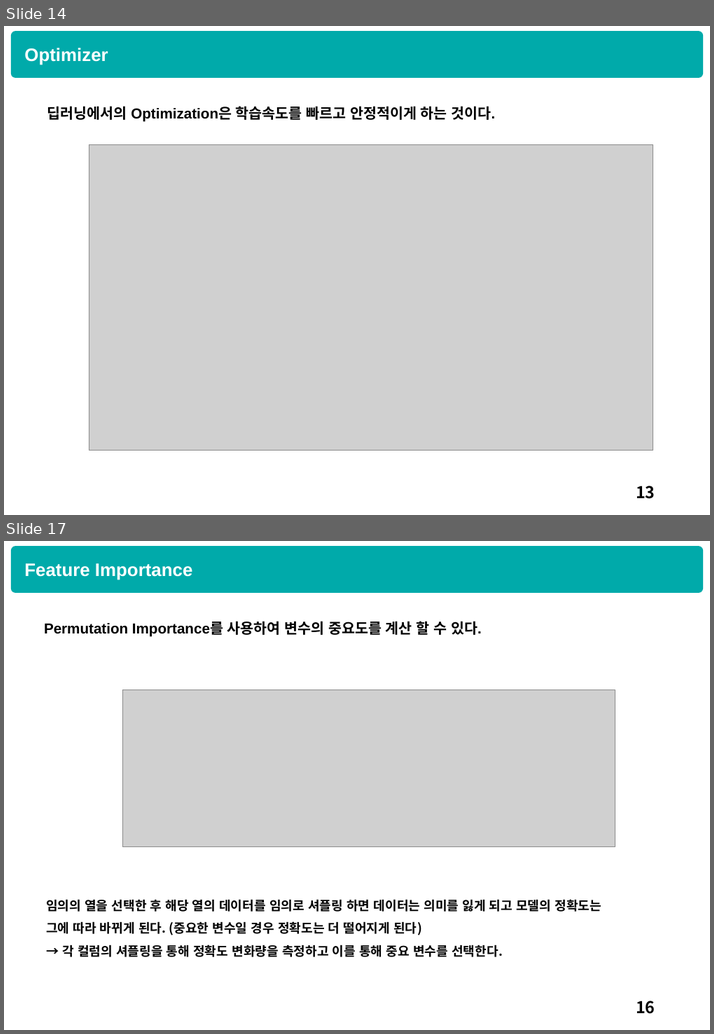
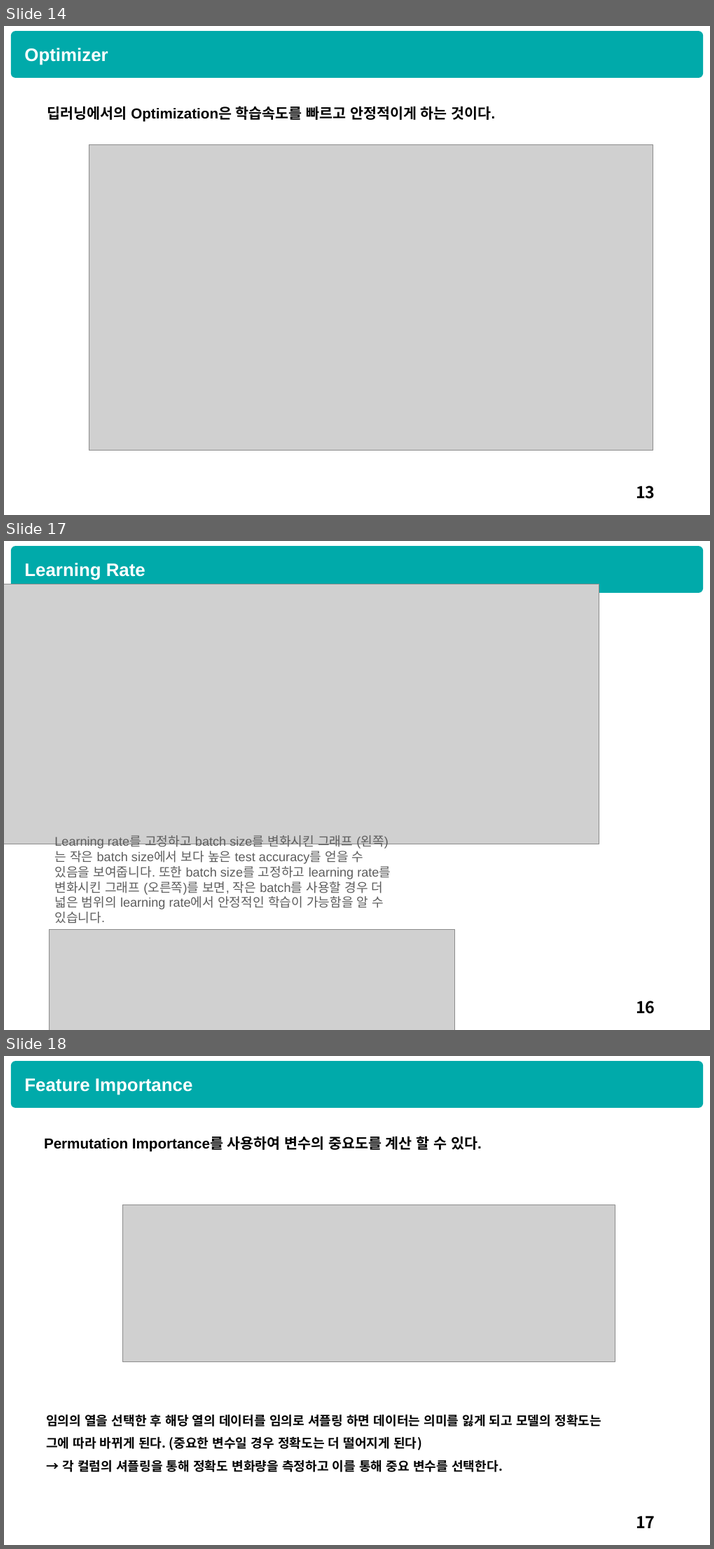
Before and after one commit to HyunQQ/analysis, a slide deck: dnn/dnn_hyunq.pptx. Shown one above the other, each under a label of ours: slides 14 and 17 before the commit, slides 14, 17 and 18 after it; the slides between them are not shown. The pictures are 714x1034 and 714x1549 pixels, drawn with LibreOffice and Linux fonts; fonts in the diff are those of the drawing; grey boxes stand for pictures. Boxes give left, top, right and bottom in pixels: in the first picture for what was removed or moved away, otherwise in the second. Text is boxed around its words. In the diff, an @@ line names an element or a change of style, - is before the commit and + after.

Commit message:
add dnn batch size test file

```diff
--- a/dnn/dnn_hyunq.pptx
+++ b/dnn/dnn_hyunq.pptx
@@ slide 17 added at (4,541,710,1030), background #FFFFFF; not listed: 1 template element that a slide beside it also shows @@
@@ text added at (24,563,145,580), 20 pt, text #FFFFFF, bold @@
+Learning Rate
@@ picture added at (4,584,599,844) @@
@@ text added at (54,835,390,923), 14 pt, text #5D5D5D @@
+Learning rate를 고정하고 batch size를 변화시킨 그래프 (왼쪽)는 작은 batch size에서 보다 높은 test accuracy를 얻을 수 있음을 보여줍니다. 또한 batch size를 고정하고 learning rate를 변화시킨 그래프 (오른쪽)를 보면, 작은 batch를 사용할 경우 더 넓은 범위의 learning rate에서 안정적인 학습이 가능함을 알 수 있습니다.
@@ picture added at (49,929,455,1030) @@
@@ page number added at (635,1000,654,1013), 18 pt, text #000000 @@
+16
@@ what was slide 17 is now slide 18 @@
@@ page number at (635,1515,654,1528): text changed @@
-16
+17
```
Also in this commit, not shown: 1 slide changed, 1 other slide added, 1 slide removed, 3 other files.
